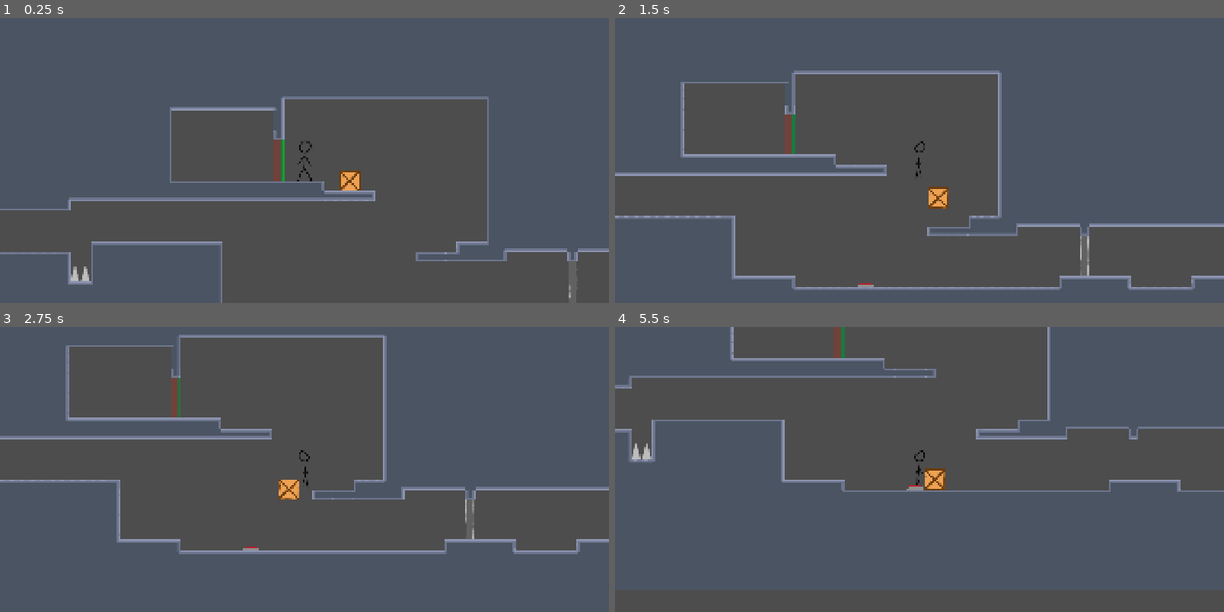
Above: before the commit, frames 1-4 (two rows, left to right).
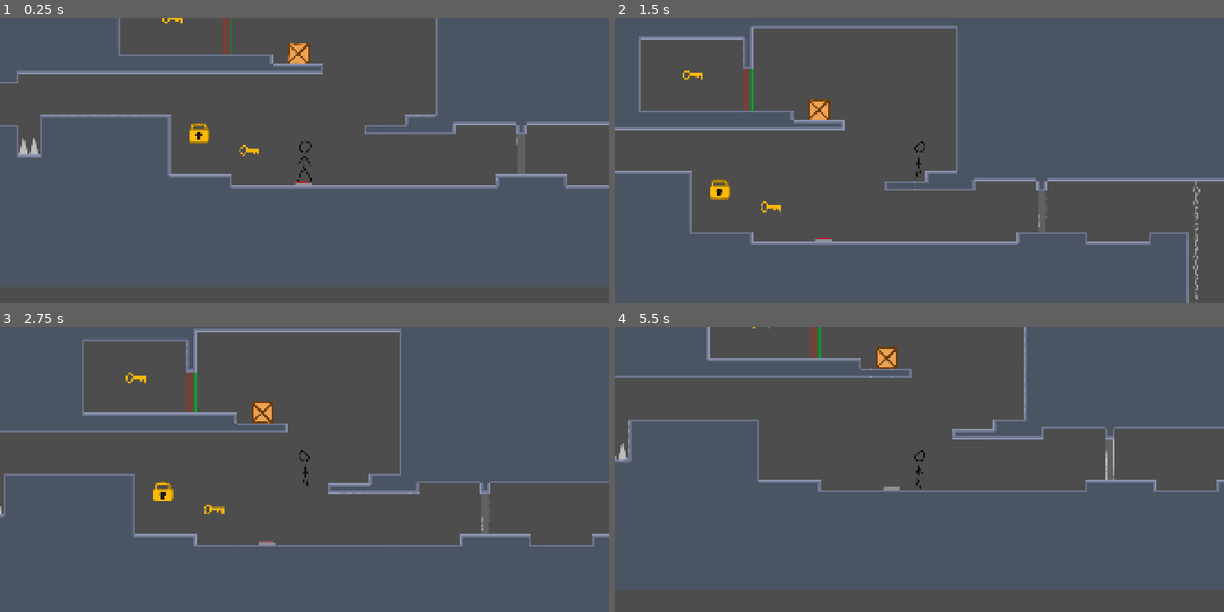
Above: after the commit, the same moments.

Repository: Crimbane/puzzle-platformer
Game: Godot game, scene res://Scenes/main.tscn
Two runs of this game, one before a commit and one after it. Both use one fixed random seed, a clock stepped at 60 frames per second and the inputs below.
Inputs:
- Up to frame 1 (0.25 s): no input
- Up to frame 2 (1.5 s): hold D (Move Right) from 0.53 s (still down); tap Space (Jump) at 0.77 s
- Up to frame 3 (2.75 s): tap Space (Jump) at 1.52 s; release D (Move Right) at 2.03 s; hold A (Move Left) from 2.03 s (still down)
- Up to frame 4 (5.5 s): tap Space (Jump) at 3.02, 3.77, 4.52 s; release A (Move Left) at 4.28 s; hold D (Move Right) from 4.28 s (still down)

The runs differ from the first frame. In frame 1, 7.5% of the frame differs, in the area x 0-100%, y 0-100%; in frame 2, 9.4%, in the area x 0-100%, y 2-100%; in frame 3, 8.6%; in frame 4, 3.2%.

Commit message:
Added key and lock

Diff:
--- /dev/null
+++ b/Scenes/key.tscn
@@ -0,0 +1,19 @@
+[gd_scene format=3 uid="uid://du40u4yaavxrc"]
+
+[ext_resource type="Texture2D" uid="uid://ec8mqaqp1wq" path="res://Assets/Art/Key.png" id="1_og2wv"]
+[ext_resource type="Script" uid="uid://e2eixq4s35oh" path="res://Scripts/key.gd" id="1_udxw8"]
+
+[sub_resource type="RectangleShape2D" id="RectangleShape2D_og2wv"]
+size = Vector2(61, 30)
+
+[node name="Key" type="Area2D" unique_id=397903744]
+collision_layer = 4
+script = ExtResource("1_udxw8")
+metadata/_edit_group_ = true
+
+[node name="CollisionShape2D" type="CollisionShape2D" parent="." unique_id=2066396877]
+position = Vector2(0.5, 0)
+shape = SubResource("RectangleShape2D_og2wv")
+
+[node name="Sprite2D" type="Sprite2D" parent="." unique_id=609766383]
+texture = ExtResource("1_og2wv")
--- /dev/null
+++ b/Scenes/lock.tscn
@@ -0,0 +1,28 @@
+[gd_scene format=3 uid="uid://d2bmvbksqq2fv"]
+
+[ext_resource type="Script" uid="uid://keue7chb2a3e" path="res://Scripts/lock.gd" id="1_nv4u3"]
+[ext_resource type="Texture2D" uid="uid://cw34n3lwsp03h" path="res://Assets/Art/Lock.png" id="2_dhfgy"]
+
+[sub_resource type="RectangleShape2D" id="RectangleShape2D_fyjvv"]
+size = Vector2(60, 54)
+
+[sub_resource type="SpriteFrames" id="SpriteFrames_t1yug"]
+animations = [{
+"frames": [{
+"duration": 1.0,
+"texture": ExtResource("2_dhfgy")
+}],
+"loop": 1,
+"name": &"default",
+"speed": 5.0
+}]
+
+[node name="Lock" type="Area2D" unique_id=1539881253]
+script = ExtResource("1_nv4u3")
+
+[node name="CollisionShape2D" type="CollisionShape2D" parent="." unique_id=597176707]
+position = Vector2(0, 3)
+shape = SubResource("RectangleShape2D_fyjvv")
+
+[node name="AnimatedSprite2D" type="AnimatedSprite2D" parent="." unique_id=159876507]
+sprite_frames = SubResource("SpriteFrames_t1yug")
--- a/Scenes/main.tscn
+++ b/Scenes/main.tscn
@@ -10,13 +10,15 @@
 [ext_resource type="Texture2D" uid="uid://bshailmy3f5x3" path="res://Assets/Art/Elevator with chains.png" id="8_ynf5e"]
 [ext_resource type="Texture2D" uid="uid://dj6tp0ooj3vrd" path="res://Assets/Art/Elevator chains.png" id="9_hptm8"]
 [ext_resource type="Texture2D" uid="uid://bayle0vacbt5f" path="res://Assets/Level design/image.png" id="10_hptm8"]
+[ext_resource type="PackedScene" uid="uid://du40u4yaavxrc" path="res://Scenes/key.tscn" id="11_d1ilt"]
+[ext_resource type="PackedScene" uid="uid://d2bmvbksqq2fv" path="res://Scenes/lock.tscn" id="12_6iyac"]
 
 [node name="Main" type="Node" unique_id=1928245085]
 
 [node name="Label" parent="." unique_id=33634530 instance=ExtResource("1_bo1nx")]
 
 [node name="Player" parent="." unique_id=1687183133 instance=ExtResource("2_8gbba")]
-position = Vector2(2914, 209)
+position = Vector2(3076, 569)
 
 [node name="Box" parent="." unique_id=210537248 groups=["Boxes"] instance=ExtResource("4_21xkr")]
 position = Vector2(690, 474)
@@ -56,7 +58,7 @@
 position = Vector2(0, -1009)
 texture = ExtResource("9_hptm8")
 
-[node name="Image" type="Sprite2D" parent="." unique_id=1381956689]
+[node name="Level design ref" type="Sprite2D" parent="." unique_id=1381956689]
 visible = false
 modulate = Color(0.92156863, 0.92156863, 0.92156863, 0.09803922)
 position = Vector2(1915, 1141)
@@ -64,7 +66,16 @@
 texture = ExtResource("10_hptm8")
 
 [node name="TileMapLayer" parent="." unique_id=1070660664 instance=ExtResource("7_6bp64")]
-tile_map_data = PackedByteArray("AAAAABEAAgAAAAAAAAABABEAAgA …(72328 unchanged characters)… YAAUAAgACAAEAAABYAAQAAgAMAAEAAABYAAMAAgAIAAEAAABYAAIAAgAIAAEAAABmABAAAgALAAAAAABqAA8AAgAGAAAAAABtAA4AAg …(780 unchanged characters)…
+tile_map_data = PackedByteArray("AAAAABEAAgAAAAAAAAABABEAAgA …(72328 unchanged characters)… YAAUAAgACAAEAAABYAAQAAgAMAAEAAABYAAMAAgAMAAIAAFBYAAIAAgAMAAIAAFBmABAAAgALAAAAAABqAA8AAgAGAAAAAABtAA4AAg …(780 unchanged characters)…
+
+[node name="Key" parent="." unique_id=397903744 instance=ExtResource("11_d1ilt")]
+position = Vector2(2658, 178)
+
+[node name="Lock" parent="." unique_id=1539881253 instance=ExtResource("12_6iyac")]
+position = Vector2(2743, 537)
+
+[node name="Key2" parent="." unique_id=660937868 instance=ExtResource("11_d1ilt")]
+position = Vector2(2903, 594)
 
 [connection signal="button_pressed" from="Button" to="Door" method="_on_button_pressed"]
 [connection signal="button_unpressed" from="Button" to="Door" method="_on_button_unpressed"]
--- a/Scenes/player.tscn
+++ b/Scenes/player.tscn
@@ -8,10 +8,11 @@
 [ext_resource type="Texture2D" uid="uid://bm2bj36p3dycc" path="res://Assets/Art/Player/Player walk 2.png" id="8_pu2lt"]
 [ext_resource type="Texture2D" uid="uid://fdgbqc6p02yx" path="res://Assets/Art/Player/Player walk 3.png" id="9_ukyrk"]
 [ext_resource type="Texture2D" uid="uid://bfd22efxk7frg" path="res://Assets/Art/Player/Player walk 4.png" id="10_7dp3o"]
+[ext_resource type="Texture2D" uid="uid://ec8mqaqp1wq" path="res://Assets/Art/Key.png" id="10_tx1dd"]
 [ext_resource type="Texture2D" uid="uid://cu2x5n2btxf33" path="res://Assets/Art/Player/Player walk 5.png" id="11_h4iuc"]
 
 [sub_resource type="RectangleShape2D" id="RectangleShape2D_8erm5"]
-size = Vector2(32, 125)
+size = Vector2(36, 125)
 
 [sub_resource type="SpriteFrames" id="SpriteFrames_f1ek2"]
 animations = [{
@@ -55,15 +56,20 @@
 script = ExtResource("1_fkybt")
 
 [node name="CollisionShape2D" type="CollisionShape2D" parent="." unique_id=1537390055]
-position = Vector2(0.5, 1.5)
+position = Vector2(0, 1.5)
 shape = SubResource("RectangleShape2D_8erm5")
 
 [node name="Camera2D" type="Camera2D" parent="." unique_id=1433334245]
 
 [node name="AnimatedSprite2D" type="AnimatedSprite2D" parent="." unique_id=1837813518]
 sprite_frames = SubResource("SpriteFrames_f1ek2")
-animation = &"walk"
+animation = &"idle"
 autoplay = "idle"
-frame_progress = 0.46045068
+
+[node name="Sprite2D" type="Sprite2D" parent="." unique_id=1504640179]
+visible = false
+position = Vector2(0, -81)
+scale = Vector2(0.4, 0.4)
+texture = ExtResource("10_tx1dd")
 
 [connection signal="hit" from="." to="." method="_on_hit"]
--- /dev/null
+++ b/Scripts/key.gd
@@ -0,0 +1,10 @@
+extends Area2D
+
+func _ready() -> void:
+	body_entered.connect(_on_body_entered)
+
+func _on_body_entered(body: Node2D) -> void:
+	# Check if the thing that touched the spike is the Player
+	if body.is_in_group("Player"):
+		body.keyPickup.emit()
+		queue_free() # Deletes Node at end of frame
--- /dev/null
+++ b/Scripts/lock.gd
@@ -0,0 +1,19 @@
+extends Area2D
+
+
+
+func _ready() -> void:
+	body_entered.connect(_on_body_entered)
+
+func _on_body_entered(body: Node2D) -> void:
+	if body.is_in_group("Player"):
+		if body.keysInInventory > 0:
+			body.keyUsed.emit()
+
+			#--change to second animation frame
+
+
+			var tween = create_tween()
+			tween.parallel().tween_property(self, "rotation_degrees", 45, 0.5)
+			tween.parallel().tween_property(self, "position", position + Vector2(0, 2500), 5)
+			tween.tween_callback(queue_free)
--- a/Scripts/player.gd
+++ b/Scripts/player.gd
@@ -3,19 +3,24 @@
 #char sprite is 1080 / 8 = 135 pixels tall
 
 signal hit
+signal keyPickup
+signal keyUsed
 
 const SPEED = 200.0
 const JUMP_VELOCITY = -438.0 #increased from 400
 var pushForce = 3000
-var initialPosition
 @onready var body: CharacterBody2D = get_node(".")
+
+var initialPosition: Vector2
+var keysInInventory: int = 0
 
 func _ready() -> void:
 	initialPosition = global_position
+	#hit.connect(_on_hit)
+	keyPickup.connect(_on_keyPickup)
+	keyUsed.connect(_on_keyUsed)
 
 func _process(delta):
-
-
 	if velocity.x > 0 or Input.is_action_pressed("Move Right"):
 		$AnimatedSprite2D.animation = "walk"
 		$AnimatedSprite2D.flip_h = false
@@ -60,3 +65,13 @@
 
 func _on_hit() -> void:
 	global_position = initialPosition
+
+func _on_keyPickup() -> void:
+	keysInInventory += 1
+	if keysInInventory > 0:
+		$Sprite2D.visible = true
+
+func _on_keyUsed():
+	keysInInventory -= 1
+	if keysInInventory < 1:
+		$Sprite2D.visible = false
Not shown, changed: Ideas.txt
Not shown, added: Scripts/key.gd.uid
Not shown, added: Scripts/lock.gd.uid
Not shown, changed: Todo.txt
